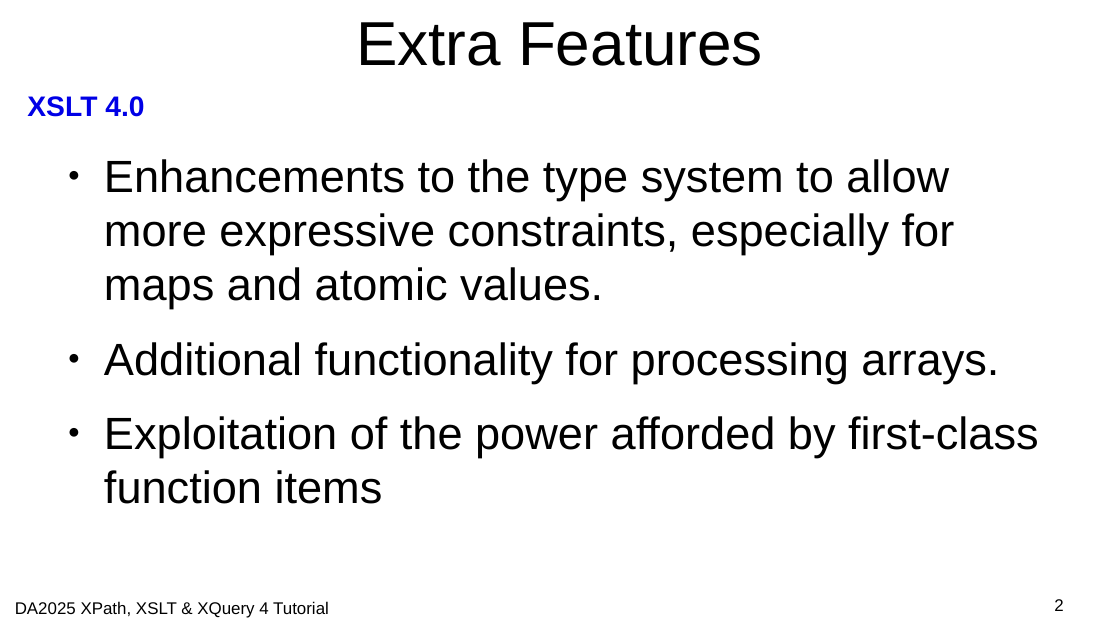
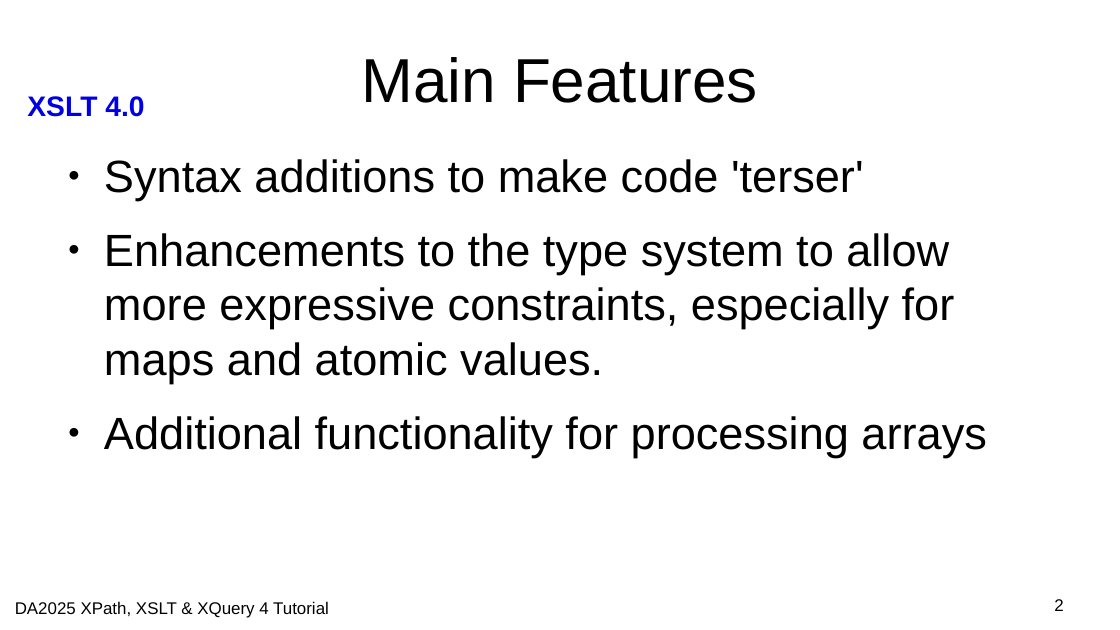
Before and after one commit to johnlumley/johnlumley.github.io, a slide deck: slide 2 of DA2025/slides/QT4-XSLT.odp. Drawn at 1120x630 pixels with LibreOffice and Linux fonts; fonts in the diff are those of the drawing; background and template pictures are left out. Boxes give left, top, right and bottom in pixels: in the first picture for what was removed or moved away, otherwise in the second. Text is boxed around its words. In the diff, an @@ line names an element or a change of style, - is before the commit and + after.

Commit message:
Updated slidesets for XLST & F&O; incorporation of equivalent functions in XSLT

```diff
--- a/DA2025/slides/QT4-XSLT.odp
+++ b/DA2025/slides/QT4-XSLT.odp
@@ title at (361, 57, 758, 103): text changed @@
-Extra Features
+Main Features
@@ text at (104, 159, 864, 201): paragraph added @@
+● Syntax additions to make code 'terser'
@@ text at (104, 416, 986, 457): text changed @@
-● Additional functionality for processing arrays.
-● Exploitation of the power afforded by first-class function items
+● Additional functionality for processing arrays
```
Also in this commit, not shown: 7 other slides changed, 4 slides added, 1 slide removed, 20 other files.
